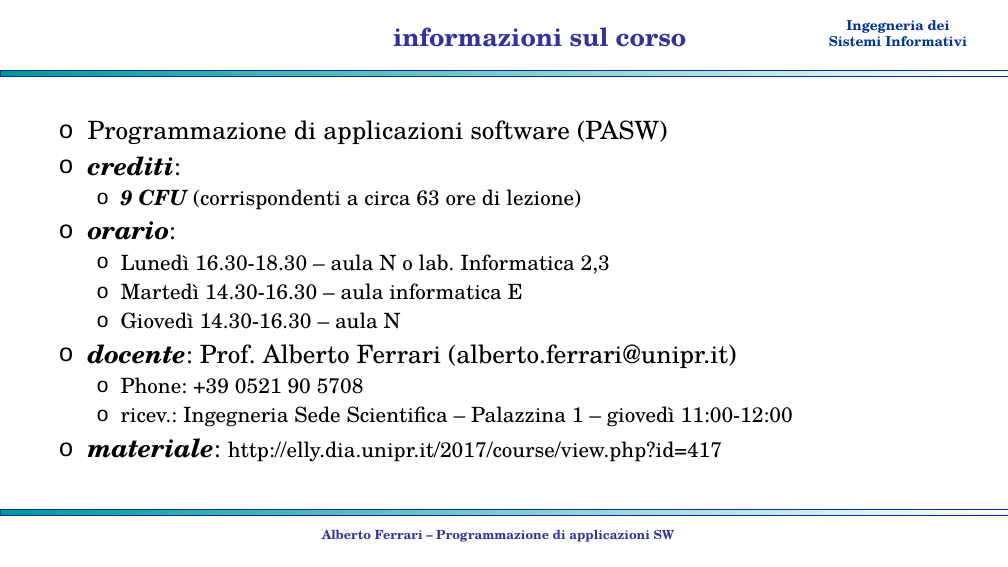
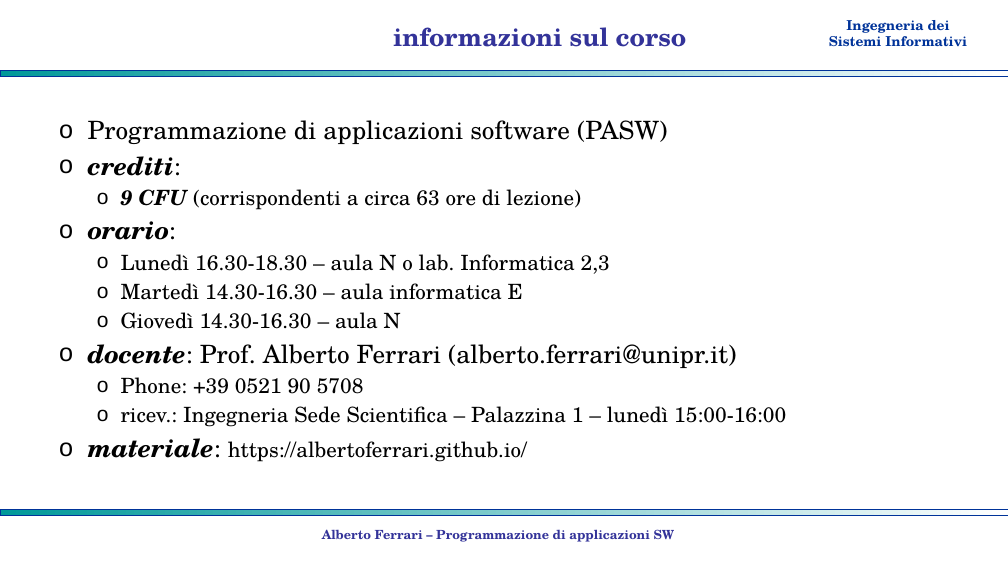
Before and after one commit to albertoferrari/pasw, a slide deck: slide 2 of lezioni/PASW01 - presentazione corso.pptx. Drawn at 1008x567 pixels with LibreOffice and Linux fonts; fonts in the diff are those of the drawing; background and template pictures are left out. Boxes give left, top, right and bottom in pixels: in the first picture for what was removed or moved away, otherwise in the second. Text is boxed around its words. In the diff, an @@ line names an element or a change of style, - is before the commit and + after.

```diff
--- a/lezioni/PASW01 - presentazione corso.pptx
+++ b/lezioni/PASW01 - presentazione corso.pptx
@@ text at [88, 406, 786, 462]: text changed @@
-  o ricev.: Ingegneria Sede Scientifica – Palazzina 1 – giovedì 11:00-12:00
-o materiale: http://elly.dia.unipr.it/2017/course/view.php?id=417
+  o ricev.: Ingegneria Sede Scientifica – Palazzina 1 – lunedì 15:00-16:00
+o materiale: https://albertoferrari.github.io/
```
Also in this commit, not shown: 1 other file.
